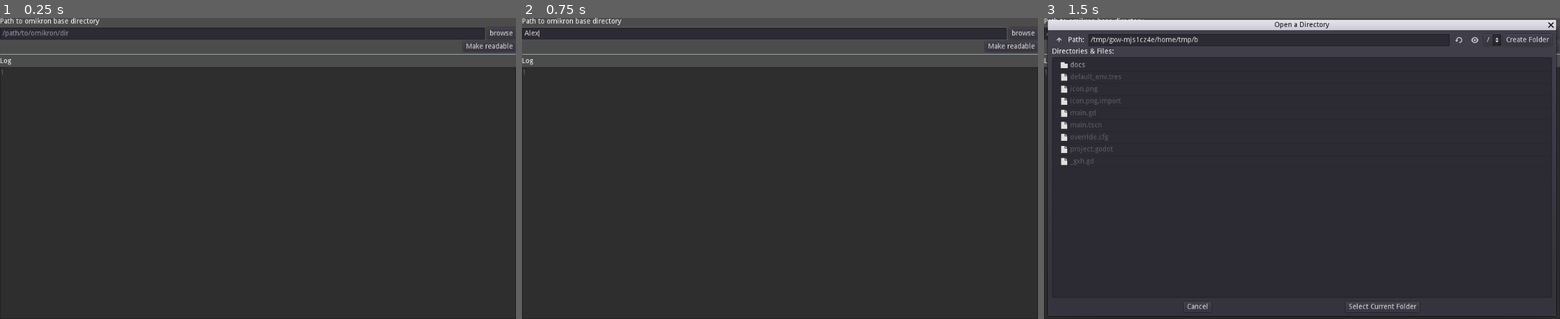
Above: before the commit, frames 1-3 (left to right).
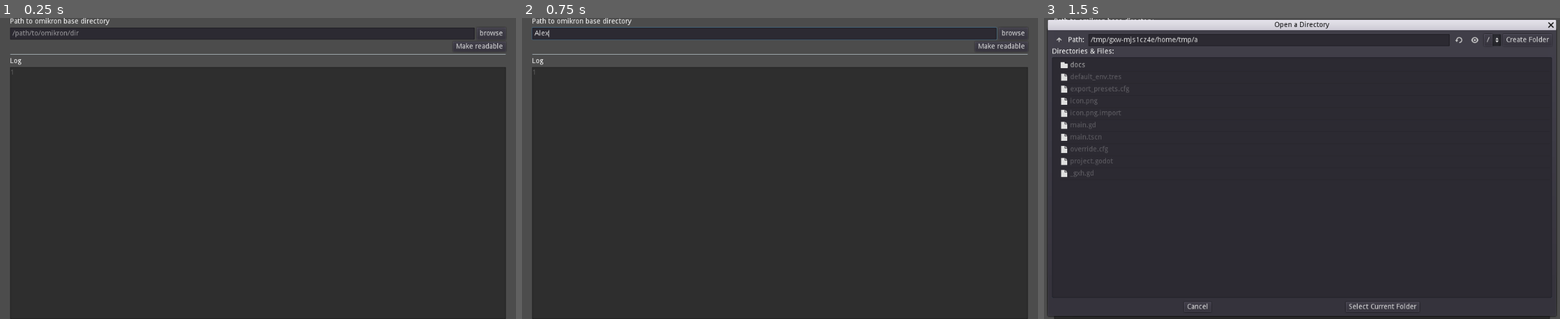
Above: after the commit, the same moments.

Repository: Klius/readable-omikron
Game: Godot game, scene res://main.tscn
The game is run twice, just before and just after one commit, with the same random seed, the same clock (stepped at 60 frames per second) and the same inputs.
Inputs (mouse positions are in pixels of both pictures, inside the frame that each line leads up to):
- Up to frame 1 (0.25 s): no input
- Up to frame 2 (0.75 s): click (764, 33) at 0.52 s; type "Alex" at 0.6 s
- Up to frame 3 (1.5 s): click "browse" at 1.25 s

The runs differ from the first frame. In frame 1, 3.8% of the frame differs, in the area x 0-100%, y 0-100%; in frame 2, 3.7%; in frame 3, 1.3%.

Commit message:
re-touching layout

Diff:
--- a/main.tscn
+++ b/main.tscn
@@ -19,9 +19,11 @@
 [node name="VBoxContainer" type="VBoxContainer" parent="."]
 anchor_right = 1.0
 anchor_bottom = 1.0
+margin_left = 20.0
+margin_right = -20.0
 
 [node name="RichTextLabel" type="RichTextLabel" parent="VBoxContainer"]
-margin_right = 1024.0
+margin_right = 984.0
 margin_bottom = 15.0
 text = "Path to omikron base directory"
 fit_content_height = true
@@ -29,48 +31,48 @@
 
 [node name="HBoxContainer" type="HBoxContainer" parent="VBoxContainer"]
 margin_top = 19.0
-margin_right = 1024.0
+margin_right = 984.0
 margin_bottom = 43.0
 
 [node name="PathTextBox" type="LineEdit" parent="VBoxContainer/HBoxContainer"]
-margin_right = 962.0
+margin_right = 922.0
 margin_bottom = 24.0
 size_flags_horizontal = 3
 placeholder_text = "/path/to/omikron/dir"
 
 [node name="btn_browse" type="Button" parent="VBoxContainer/HBoxContainer"]
-margin_left = 966.0
-margin_right = 1024.0
+margin_left = 926.0
+margin_right = 984.0
 margin_bottom = 24.0
 text = "browse"
 
 [node name="HBoxContainer2" type="HBoxContainer" parent="VBoxContainer"]
 margin_top = 47.0
-margin_right = 1024.0
+margin_right = 984.0
 margin_bottom = 67.0
 alignment = 2
 
 [node name="btn_go" type="Button" parent="VBoxContainer/HBoxContainer2"]
-margin_left = 919.0
-margin_right = 1024.0
+margin_left = 879.0
+margin_right = 984.0
 margin_bottom = 20.0
 text = "Make readable"
 
 [node name="HSeparator" type="HSeparator" parent="VBoxContainer"]
 margin_top = 71.0
-margin_right = 1024.0
+margin_right = 984.0
 margin_bottom = 75.0
 
 [node name="RTL_log" type="RichTextLabel" parent="VBoxContainer"]
 margin_top = 79.0
-margin_right = 1024.0
+margin_right = 984.0
 margin_bottom = 94.0
 text = "Log"
 fit_content_height = true
 
 [node name="TextBoxLog" type="TextEdit" parent="VBoxContainer"]
 margin_top = 98.0
-margin_right = 1024.0
+margin_right = 984.0
 margin_bottom = 600.0
 size_flags_horizontal = 3
 size_flags_vertical = 3
Not shown, added: export_presets.cfg
